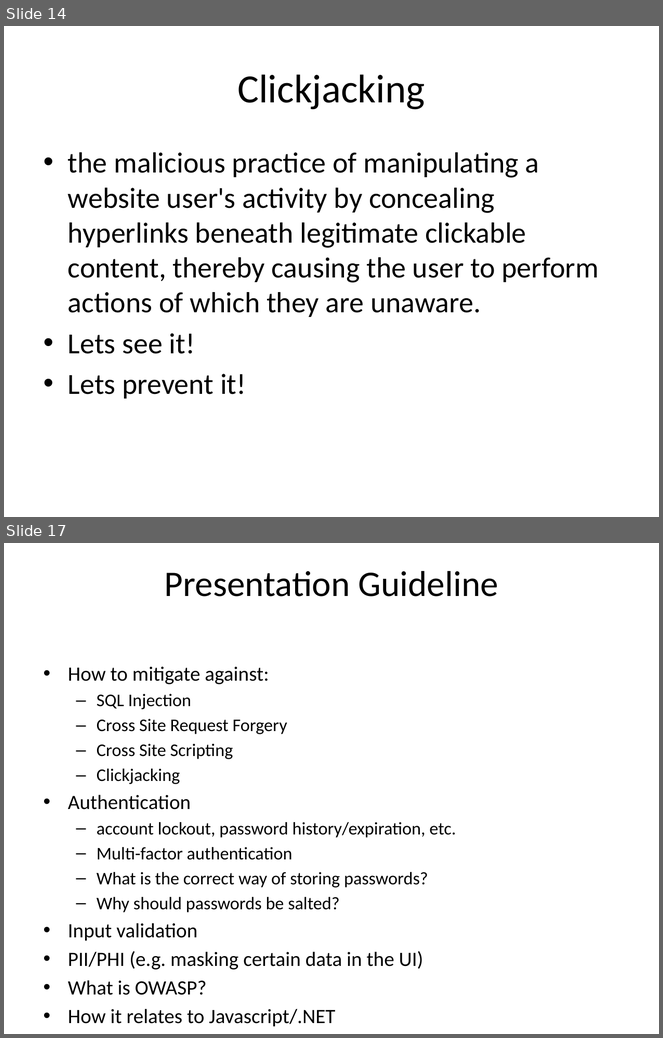
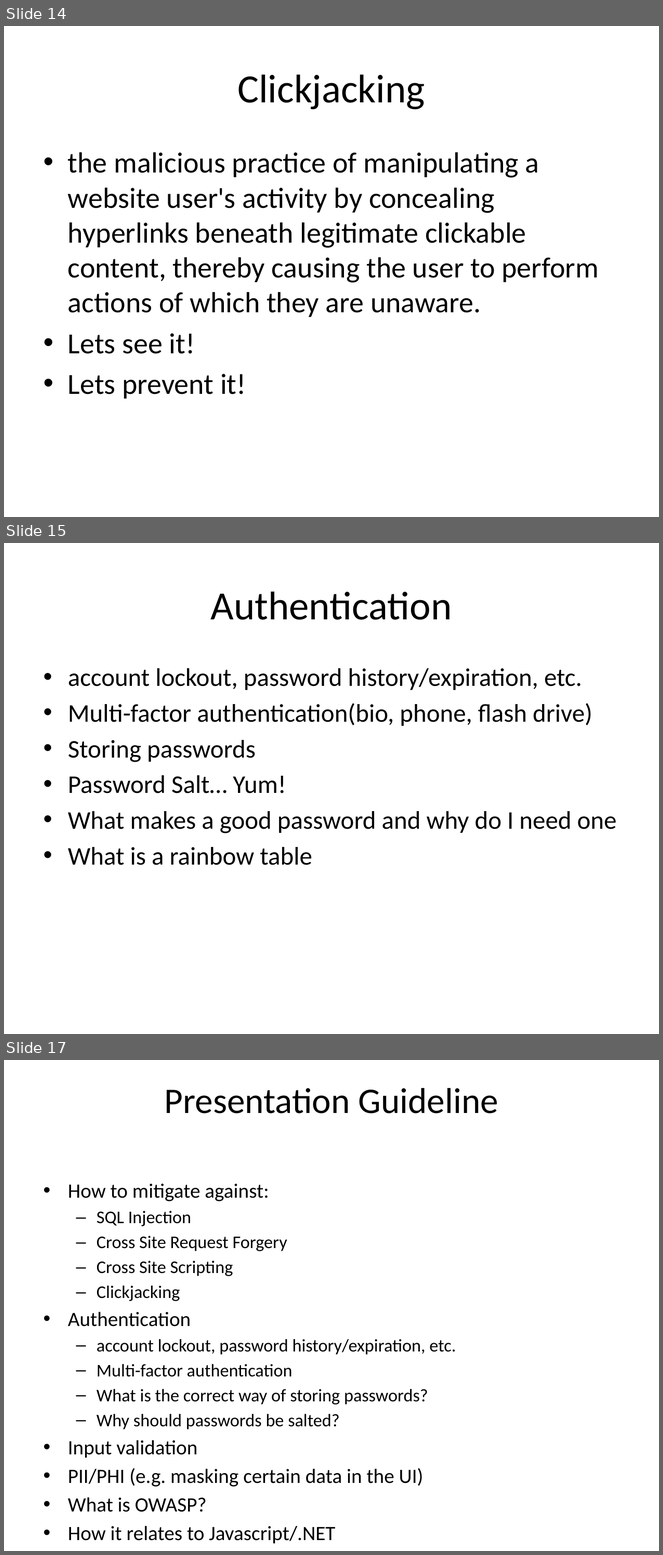
Before and after one commit to casmos1/Learning, a slide deck: Security/Content/Documents/Security.pptx. Shown one above the other, each under a label of ours: slides 14 and 17 before the commit, slides 14, 15 and 17 after it; the slides between them are not shown. The pictures are 663x1038 and 663x1555 pixels, drawn with LibreOffice and Linux fonts; fonts in the diff are those of the drawing. Boxes give left, top, right and bottom in pixels: in the first picture for what was removed or moved away, otherwise in the second. Text is boxed around its words. In the diff, an @@ line names an element or a change of style, - is before the commit and + after.

```diff
--- a/Security/Content/Documents/Security.pptx
+++ b/Security/Content/Documents/Security.pptx
@@ slide 15 added at (4, 543, 659, 1034), background #FFFFFF @@
@@ title added at (211, 591, 452, 620), 44 pt, text #000000 @@
+Authentication
@@ text added at (68, 668, 617, 865), 28 pt, text #000000 @@
+  • account lockout, password history/expiration, etc.
+  • Multi-factor authentication(bio, phone, flash drive)
+  • Storing passwords
+  • Password Salt… Yum!
+  • What makes a good password and why do I need one
+  • What is a rainbow table
```
Also in this commit, not shown: 8 slides changed, 1 slide removed, 18 other files.
